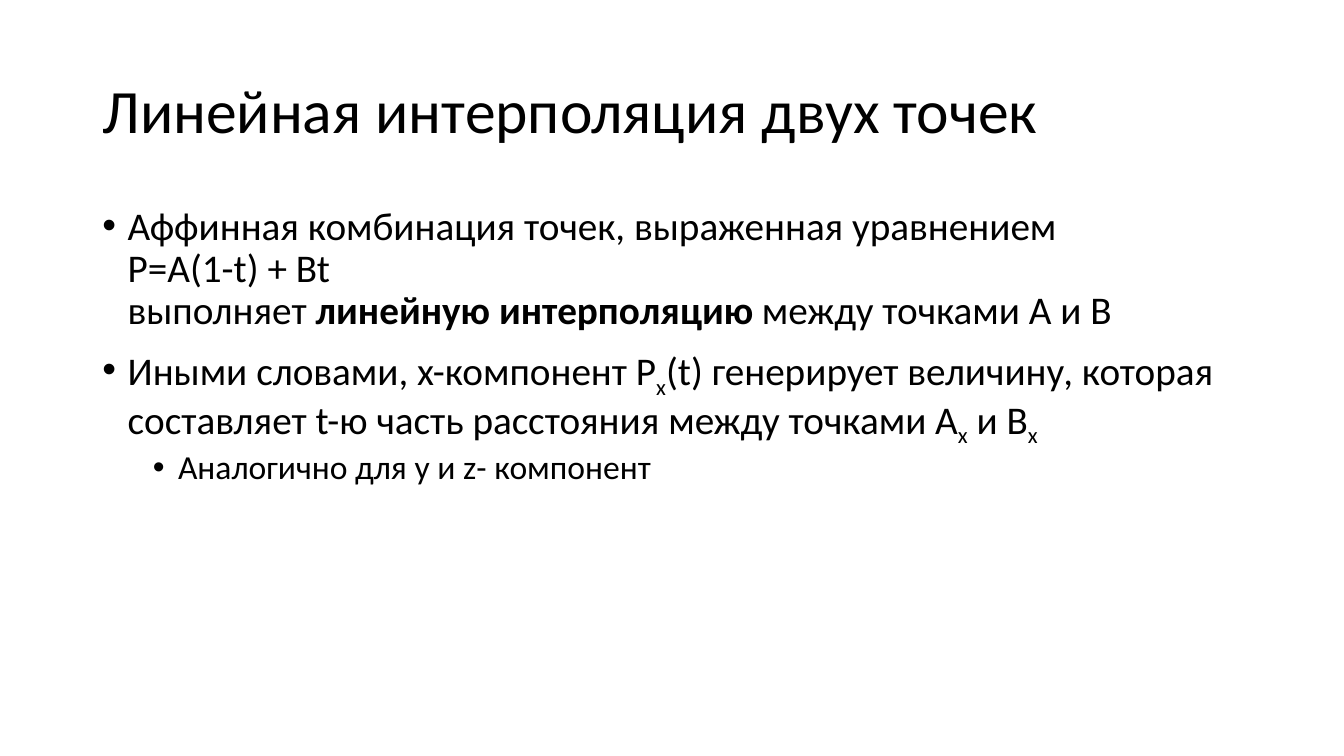
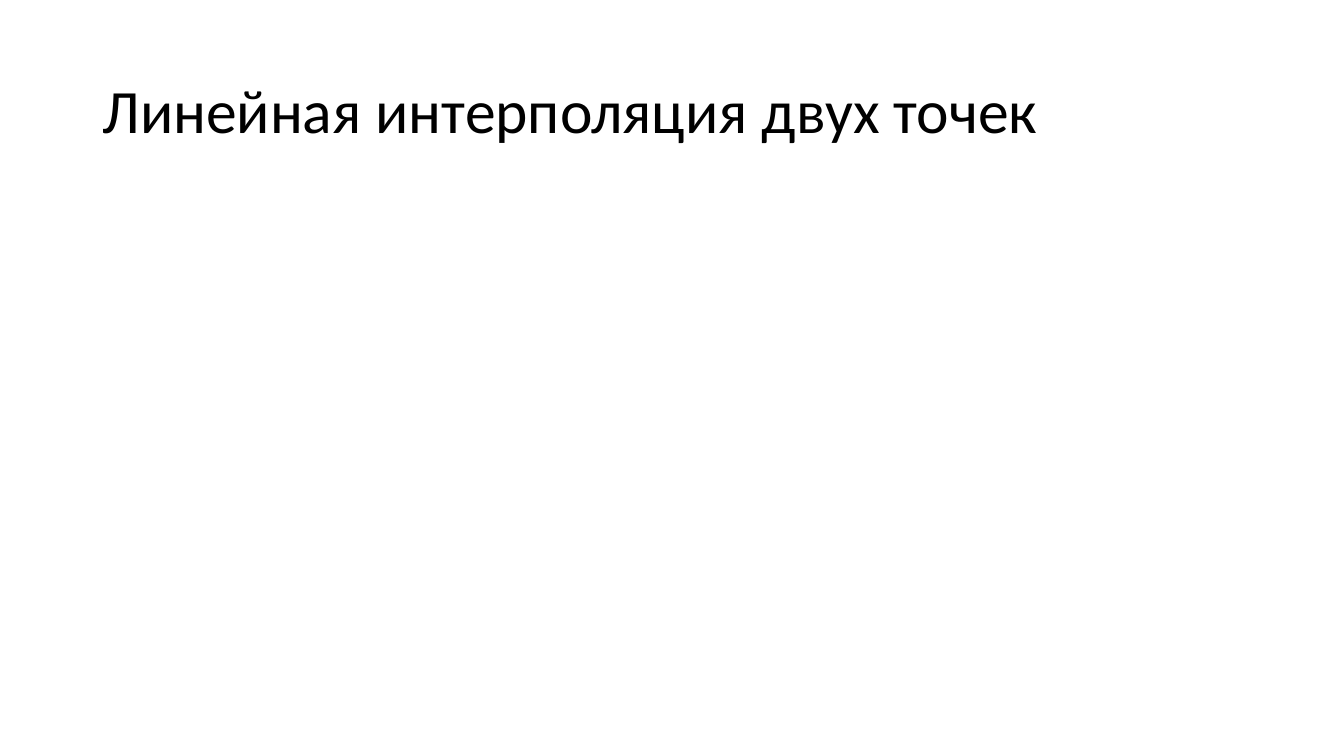
Before and after one commit to alexey-malov/cg-course, a slide deck: slide 61 of lectures/04 - Векторный анализ, трансформации и матрицы.pptx (slide 60 before the commit). Drawn at 1344x756 pixels with LibreOffice and Linux fonts; fonts in the diff are those of the drawing; grey boxes stand for pictures. Boxes give left, top, right and bottom in pixels: in the first picture for what was removed or moved away, otherwise in the second. Text is boxed around its words. In the diff, an @@ line names an element or a change of style, - is before the commit and + after.

```diff
--- a/lectures/04 - Векторный анализ, трансформации и матрицы.pptx
+++ b/lectures/04 - Векторный анализ, трансформации и матрицы.pptx
@@ text removed at <box>128,213,1213,485</box> @@
-• Аффинная комбинация точек, выраженная уравнением
-  P=A(1-t) + Bt
-  выполняет линейную интерполяцию между точками A и B
-• Иными словами, x-компонент Px(t) генерирует величину, которая составляет t-ю часть расстояния между точками Ax и Bx
-  • Аналогично для y и z- компонент
```
Also in this commit, not shown: 27 other slides changed, 2 slides added, 1 slide removed, 5 other files.
